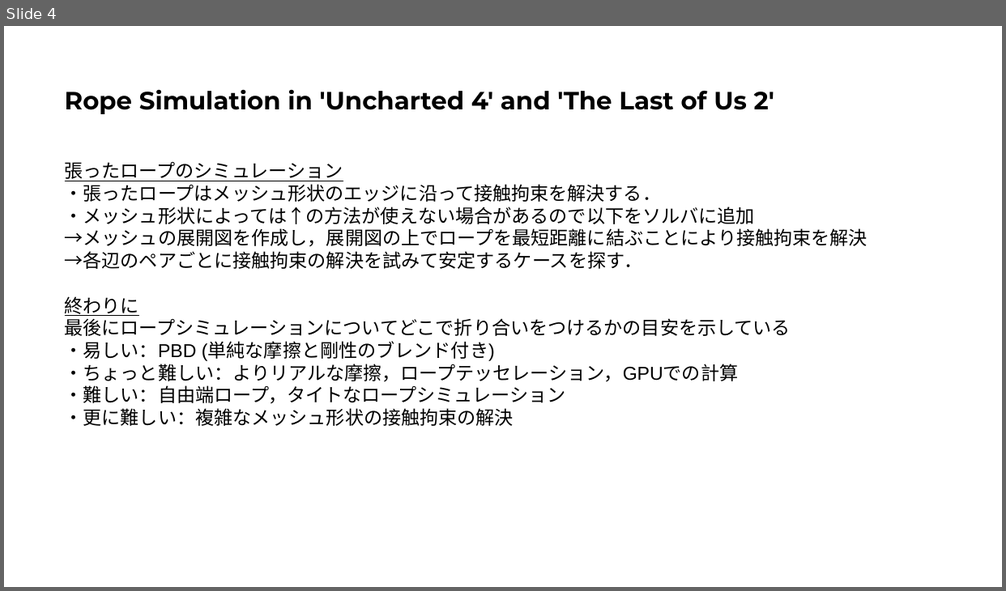
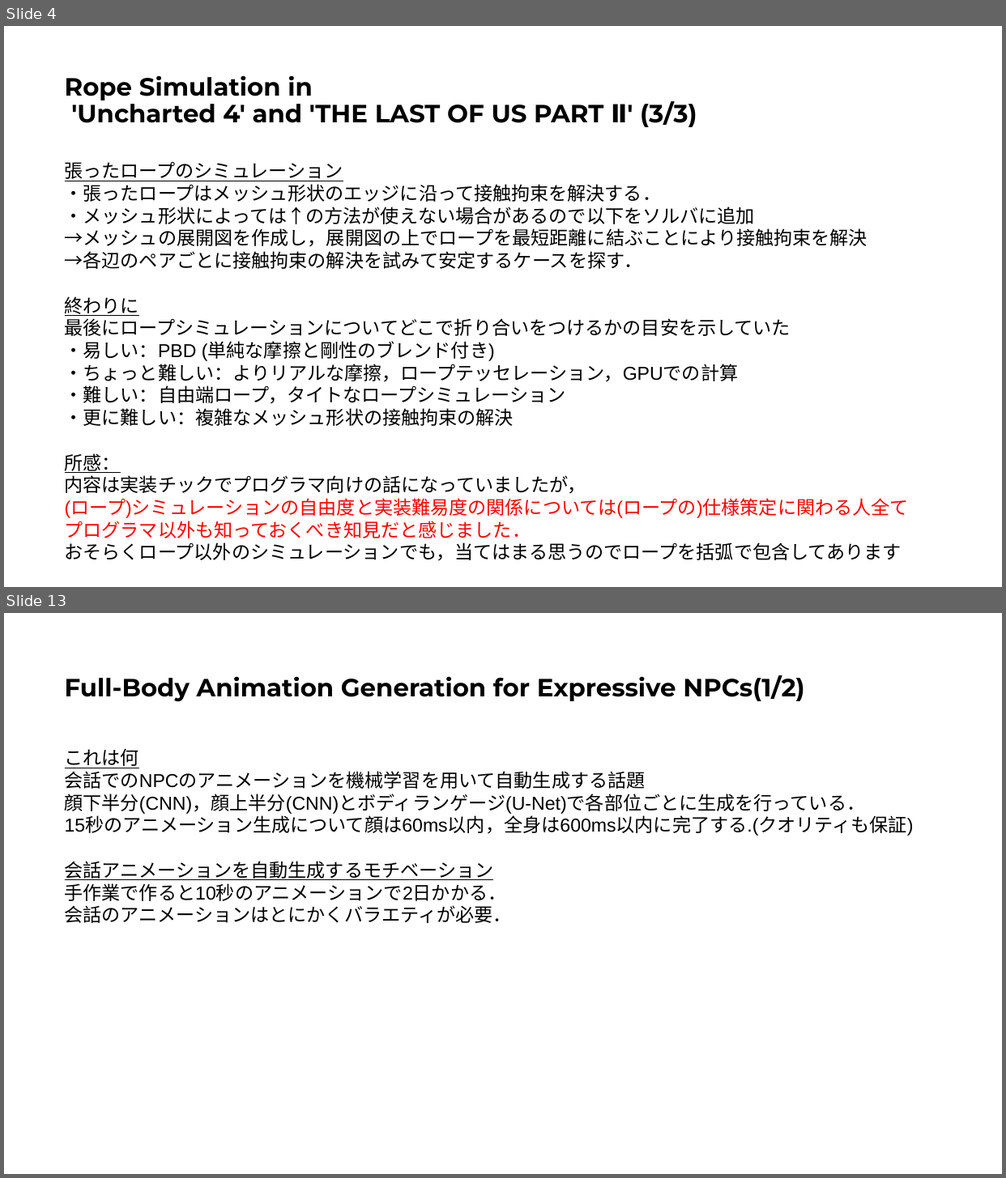
Before and after one commit to IchigoPantsu/test, a slide deck: rope.pptx. Shown one above the other, each under a label of ours: slide 4 before the commit, slides 4 and 13 after it; the slides between them are not shown. The pictures are 1006x591 and 1006x1178 pixels, drawn with LibreOffice and Linux fonts; fonts in the diff are those of the drawing. Boxes give left, top, right and bottom in pixels: in the first picture for what was removed or moved away, otherwise in the second. Text is boxed around its words. In the diff, an @@ line names an element or a change of style, - is before the commit and + after.

```diff
--- a/rope.pptx
+++ b/rope.pptx
@@ slide 13 added at <box>4,613,1002,1174</box>, background #FFFFFF @@
@@ title added at <box>65,675,804,702</box>, 24 pt, text #000000, bold @@
+Full-Body Animation Generation for Expressive NPCs(1/2)
@@ text added at <box>65,748,914,923</box>, 18 pt, text #000000 @@
+これは何
+会話でのNPCのアニメーションを機械学習を用いて自動生成する話題
+顔下半分(CNN)，顔上半分(CNN)とボディランゲージ(U-Net)で各部位ごとに生成を行っている．
+15秒のアニメーション生成について顔は60ms以内，全身は600ms以内に完了する.(クオリティも保証)
+会話アニメーションを自動生成するモチベーション
+手作業で作ると10秒のアニメーションで2日かかる．
+会話のアニメーションはとにかくバラエティが必要．
@@ slide 4 changed as well @@
@@ title at <box>65,75,697,128</box>: text changed @@
-Rope Simulation in 'Uncharted 4' and 'The Last of Us 2'
+Rope Simulation in
+'Uncharted 4' and 'THE LAST OF US PART Ⅱ' (3/3)
@@ text at <box>65,318,791,336</box>: text changed @@
-最後にロープシミュレーションについてどこで折り合いをつけるかの目安を示している
+最後にロープシミュレーションについてどこで折り合いをつけるかの目安を示していた
@@ text at <box>65,454,909,561</box>: paragraphs added @@
+所感：
+内容は実装チックでプログラマ向けの話になっていましたが，
+(ロープ)シミュレーションの自由度と実装難易度の関係については(ロープの)仕様策定に関わる人全て
+プログラマ以外も知っておくべき知見だと感じました．
+おそらくロープ以外のシミュレーションでも，当てはまる思うのでロープを括弧で包含してあります
```
Also in this commit, not shown: 2 other slides changed, 15 other slides added.
